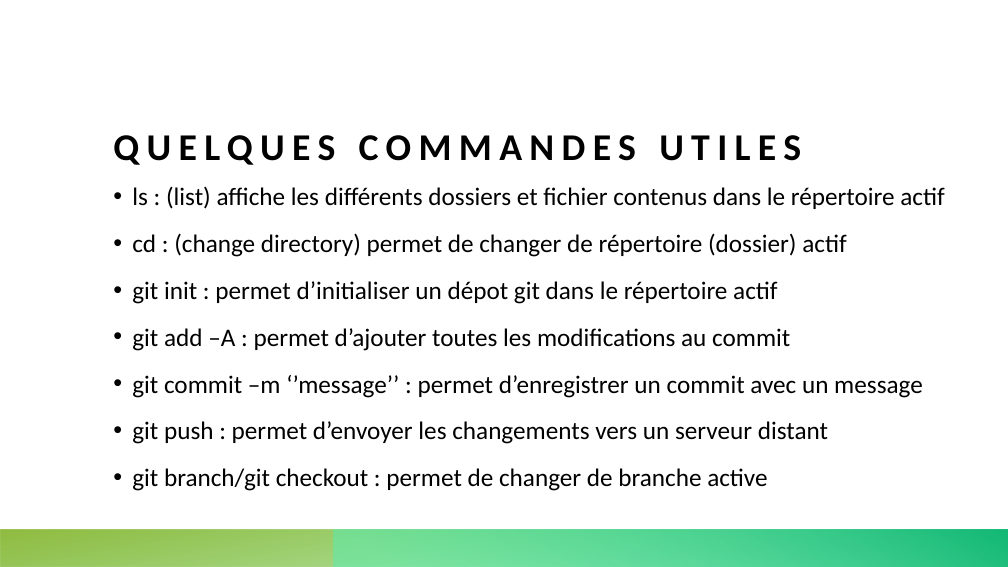
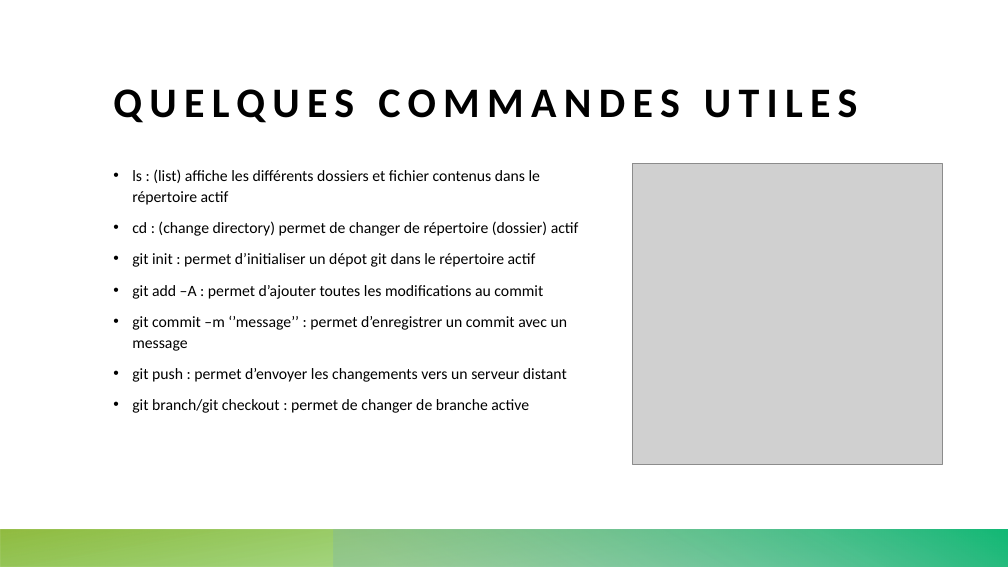
Before and after one commit to LeZozoien/NSI-Premiere, a slide deck: slide 7 of Code perso/Exposés/Git.pptx. Drawn at 1008x567 pixels with LibreOffice and Linux fonts; fonts in the diff are those of the drawing; grey boxes stand for pictures. Boxes give left, top, right and bottom in pixels: in the first picture for what was removed or moved away, otherwise in the second. Text is boxed around its words. In the diff, an @@ line names an element or a change of style, - is before the commit and + after.

```diff
--- a/Code perso/Exposés/Git.pptx
+++ b/Code perso/Exposés/Git.pptx
@@ rectangle added at (0,0,1008,567), fill #FFFFFF @@
@@ title "QUELQUES COMMANDES UTILES": place and size @@
-title "QUELQUES COMMANDES UTILES" at (113,135,801,165)
+title "QUELQUES COMMANDES UTILES" at (113,89,857,123)
@@ title "QUELQUES COMMANDES UTILES" at (113,89,857,123): size 36 to 40 pt @@
@@ text "ls : (list) affiche les ...": place and size @@
-text "ls : (list) affiche les ..." at (132,186,944,491)
+text "ls : (list) affiche les ..." at (132,169,579,413)
@@ text "ls : (list) affiche les ..." at (132,169,579,413): size 24 to 15 pt; line spacing 1.2 to 1.1 @@
@@ picture added at (632,164,942,464) @@
@@ rectangle added at (0,529,1008,567), fill gradient #3AB714 to #7EB01F @@
@@ rectangle added at (334,529,1008,567), fill gradient #79B4AB to #14B976 @@
```
Also in this commit, not shown: 1 other slide changed.
